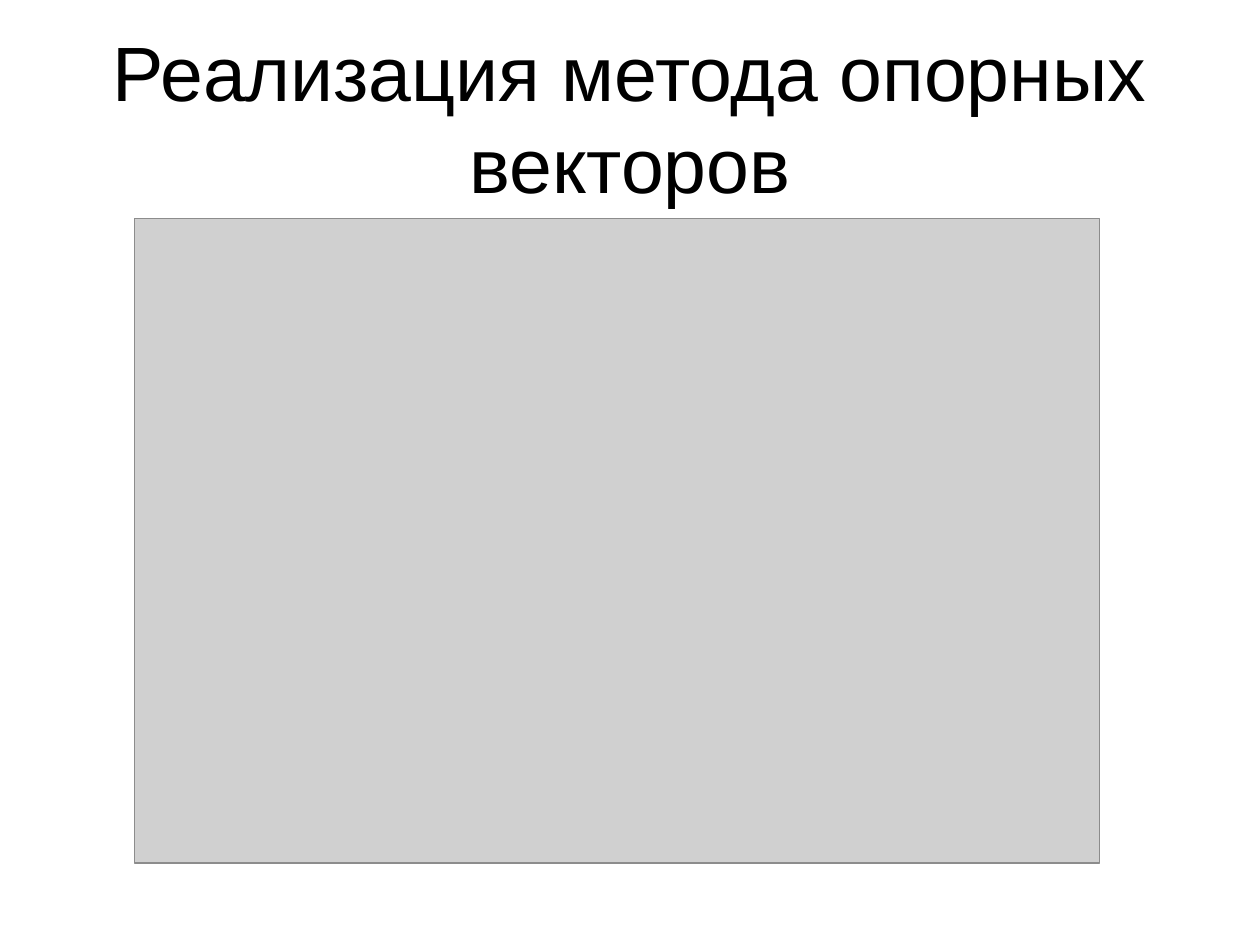
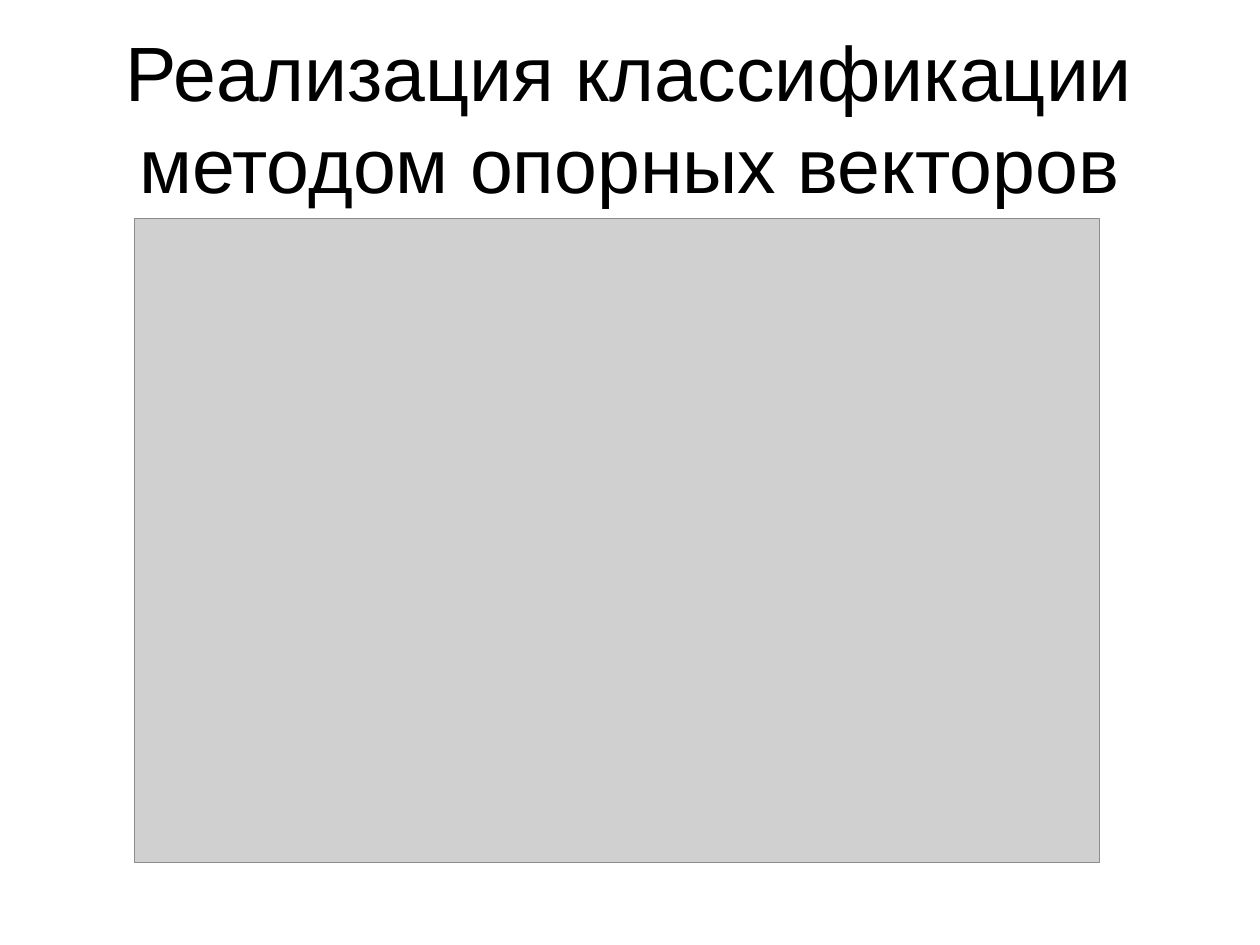
Before and after one commit to ViktorTarasenko/networkSecurityAnalyzer, a slide deck: slide 11 of презентация.pptx (slide 12 before the commit). Drawn at 1260x945 pixels with LibreOffice and Linux fonts; fonts in the diff are those of the drawing; grey boxes stand for pictures. Boxes give left, top, right and bottom in pixels: in the first picture for what was removed or moved away, otherwise in the second. Text is boxed around its words. In the diff, an @@ line names an element or a change of style, - is before the commit and + after.

```diff
--- a/презентация.pptx
+++ b/презентация.pptx
@@ text at (x1=126, y1=45, x2=1132, y2=208): text changed @@
-Реализация метода опорных векторов
+Реализация классификации методом опорных векторов
```
Also in this commit, not shown: 9 other slides changed, 8 slides added, 8 slides removed, 1 other file.
